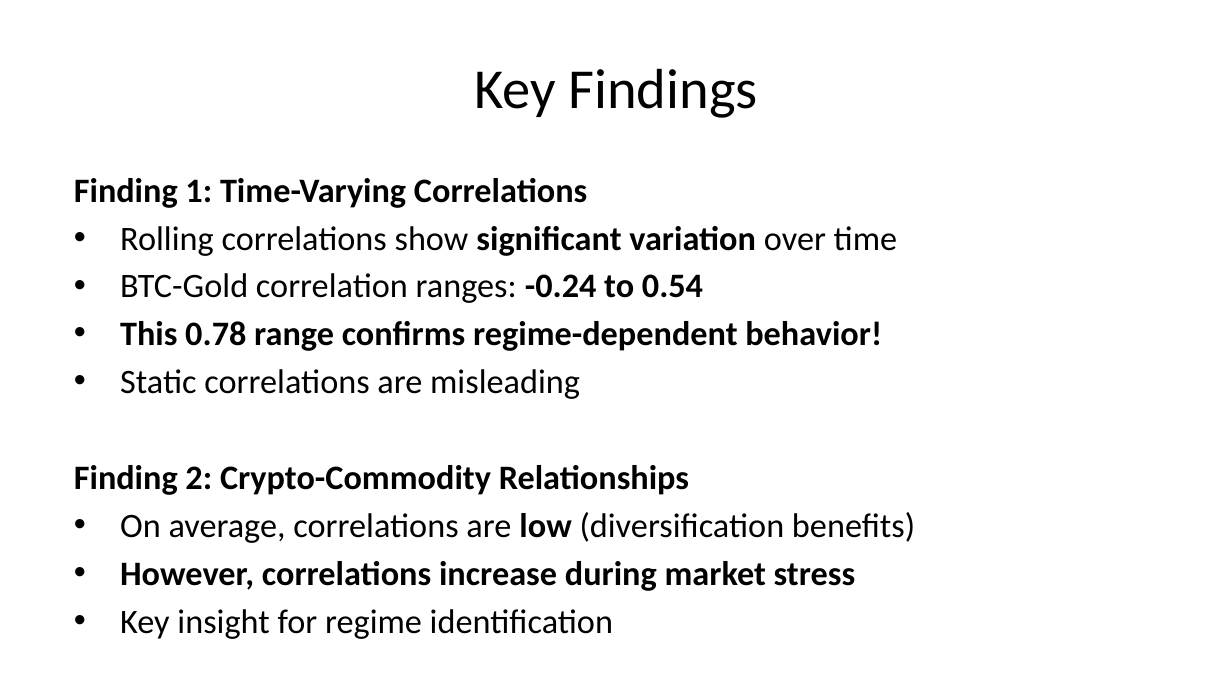
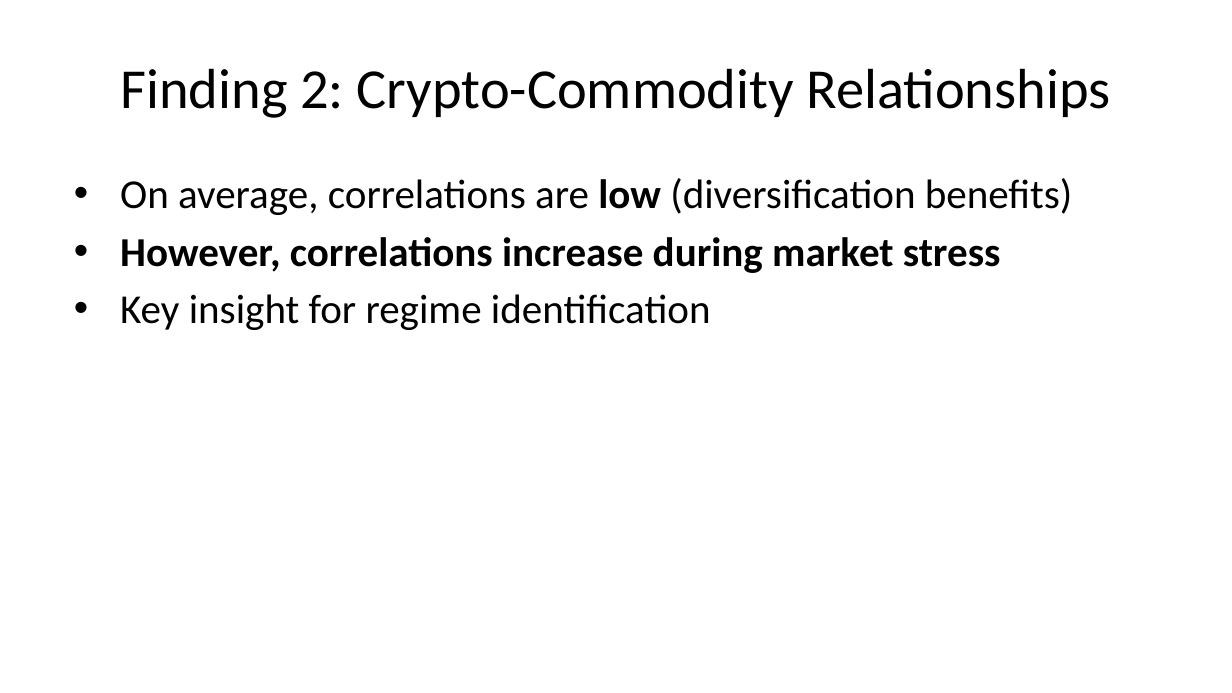
Before and after one commit to SakethKanchi/Cryptocurrency_Commodity_Correlation, a slide deck: slide 34 of presentation.pptx (slide 28 before the commit). Drawn at 1232x693 pixels with LibreOffice and Linux fonts; fonts in the diff are those of the drawing. Boxes give left, top, right and bottom in pixels: in the first picture for what was removed or moved away, otherwise in the second. Text is boxed around its words. In the diff, an @@ line names an element or a change of style, - is before the commit and + after.

```diff
--- a/presentation.pptx
+++ b/presentation.pptx
@@ title at (120,68,1111,118): text changed @@
-Key Findings
+Finding 2: Crypto-Commodity Relationships
@@ text "On average, correlations are low ..." at (120,178,1073,330): size 20 to 24 pt @@
@@ text at (74,178,897,495): paragraphs removed @@
-Finding 1: Time-Varying Correlations
-• Rolling correlations show significant variation over time
-• BTC-Gold correlation ranges: -0.24 to 0.54
-• This 0.78 range confirms regime-dependent behavior!
-• Static correlations are misleading
-Finding 2: Crypto-Commodity Relationships
```
Also in this commit, not shown: 33 other slides changed, 14 slides added, 3 slides removed, 11 other files.
